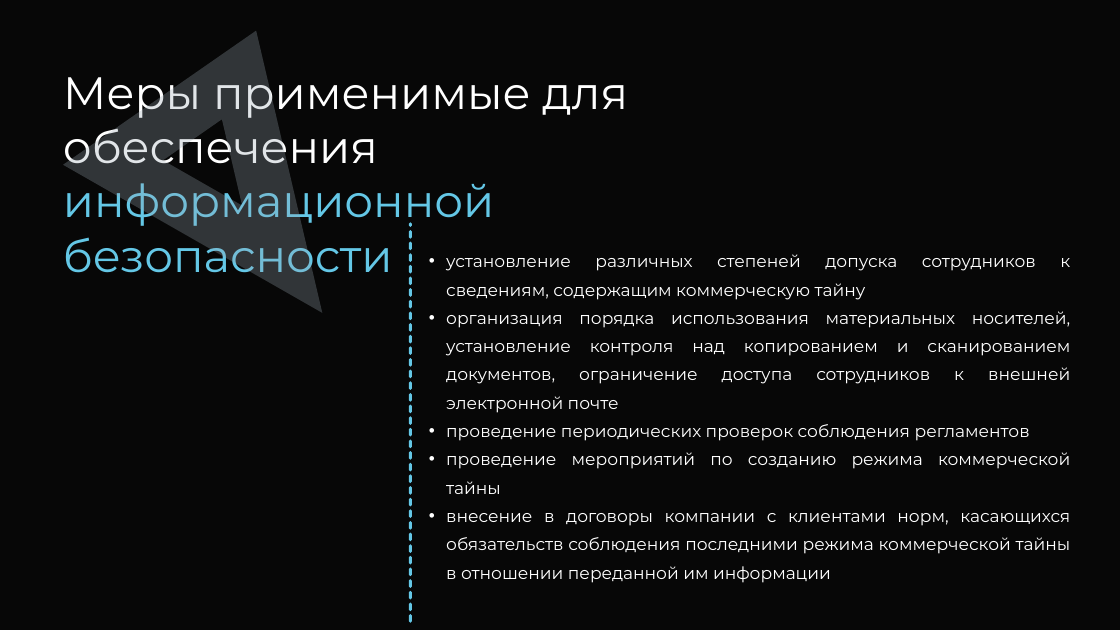
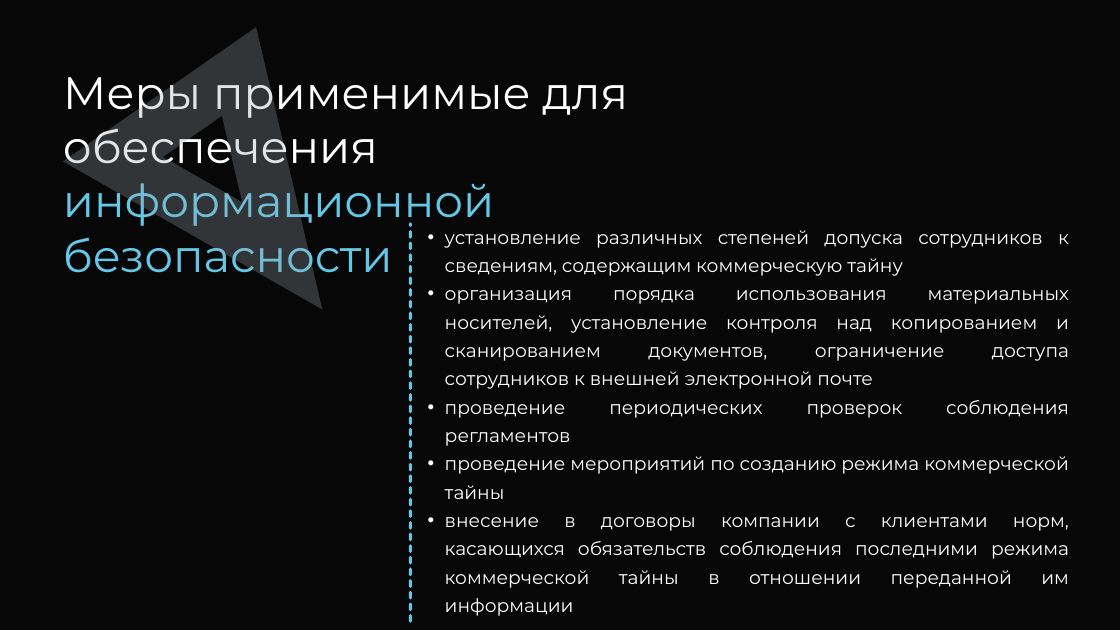
Before and after one commit to Yulia-P/Cryptography, a slide deck: slide 16 of Lab01/Lab01.pptx. Drawn at 1120x630 pixels with LibreOffice and Linux fonts; fonts in the diff are those of the drawing. Boxes give left, top, right and bottom in pixels: in the first picture for what was removed or moved away, otherwise in the second. Text is boxed around its words. In the diff, an @@ line names an element or a change of style, - is before the commit and + after.

```diff
--- a/Lab01/Lab01.pptx
+++ b/Lab01/Lab01.pptx
@@ freeform shape: place and size @@
-freeform shape at box(63, 31, 322, 313)
+freeform shape at box(63, 27, 322, 310)
@@ text "установление различных степеней допуска сотрудников ...": place and size @@
-text "установление различных степеней допуска сотрудников ..." at box(446, 254, 1071, 583)
+text "установление различных степеней допуска сотрудников ..." at box(445, 230, 1069, 588)
@@ text "установление различных степеней допуска сотрудников ..." at box(445, 230, 1069, 588): size 22 to 24 pt @@
```
Also in this commit, not shown: 3 other slides changed, 57 other files.
